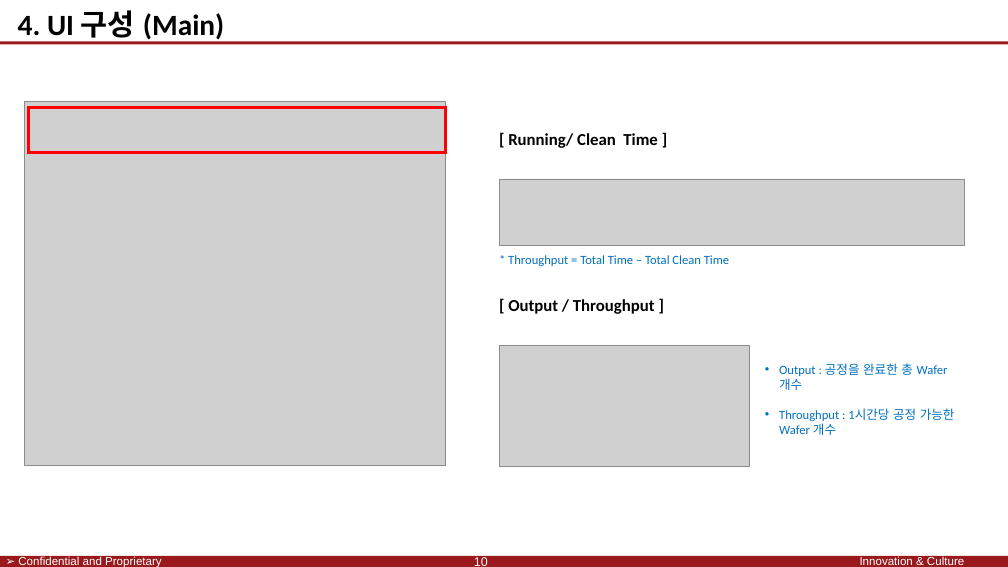
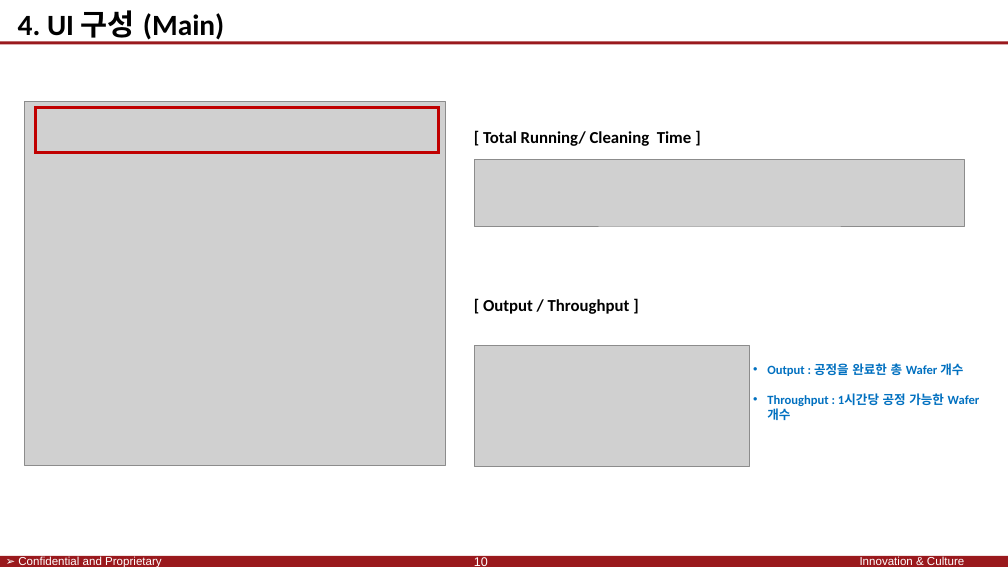
Before and after one commit to SaintSeong/JusungProject, a slide deck: slide 10 of A조 발표.pptx. Drawn at 1008x567 pixels with LibreOffice and Linux fonts; fonts in the diff are those of the drawing; grey boxes stand for pictures; background and template pictures are left out. Boxes give left, top, right and bottom in pixels: in the first picture for what was removed or moved away, otherwise in the second. Text is boxed around its words. In the diff, an @@ line names an element or a change of style, - is before the commit and + after.

```diff
--- a/A조 발표.pptx
+++ b/A조 발표.pptx
@@ rectangle resized from (x1=29, y1=107, x2=445, y2=153) to (x1=36, y1=107, x2=439, y2=153) @@
@@ rectangle at (x1=36, y1=107, x2=439, y2=153): outline #FF0000 3 pt to #C00000 3 pt @@
@@ text at (x1=483, y1=131, x2=691, y2=146): text changed @@
-[ Running/ Clean Time ]
+[ Total Running/ Cleaning Time ]
@@ picture resized from (x1=500, y1=179, x2=965, y2=246) to (x1=475, y1=160, x2=965, y2=226) @@
@@ text removed at (x1=508, y1=255, x2=729, y2=266) @@
-* Throughput = Total Time – Total Clean Time
@@ text "[ Output / Throughput ]" moved from (x1=508, y1=299, x2=655, y2=314) to (x1=483, y1=299, x2=630, y2=314) @@
@@ picture resized from (x1=500, y1=346, x2=750, y2=467) to (x1=475, y1=346, x2=750, y2=467) @@
@@ text "Output : 공정을 완료한 총 ..." moved from (x1=779, y1=363, x2=955, y2=435) to (x1=767, y1=363, x2=980, y2=420) @@
@@ text "Output : 공정을 완료한 총 ..." at (x1=767, y1=363, x2=980, y2=420): bold on @@
```
Also in this commit, not shown: 11 other slides changed, 2 slides added, 2 slides removed, 1 other file.
